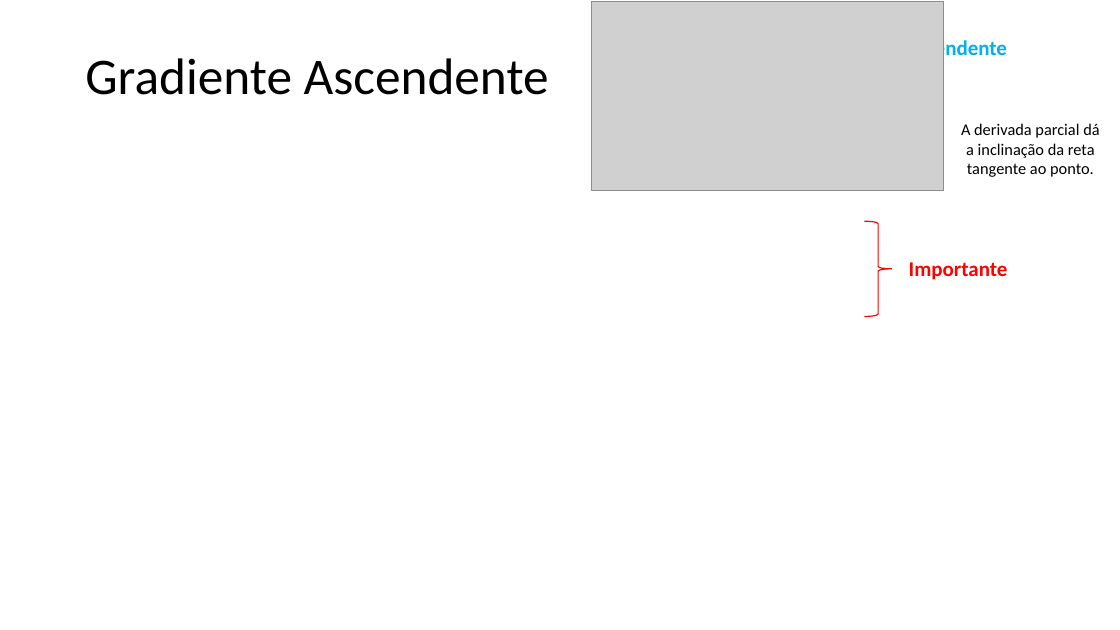
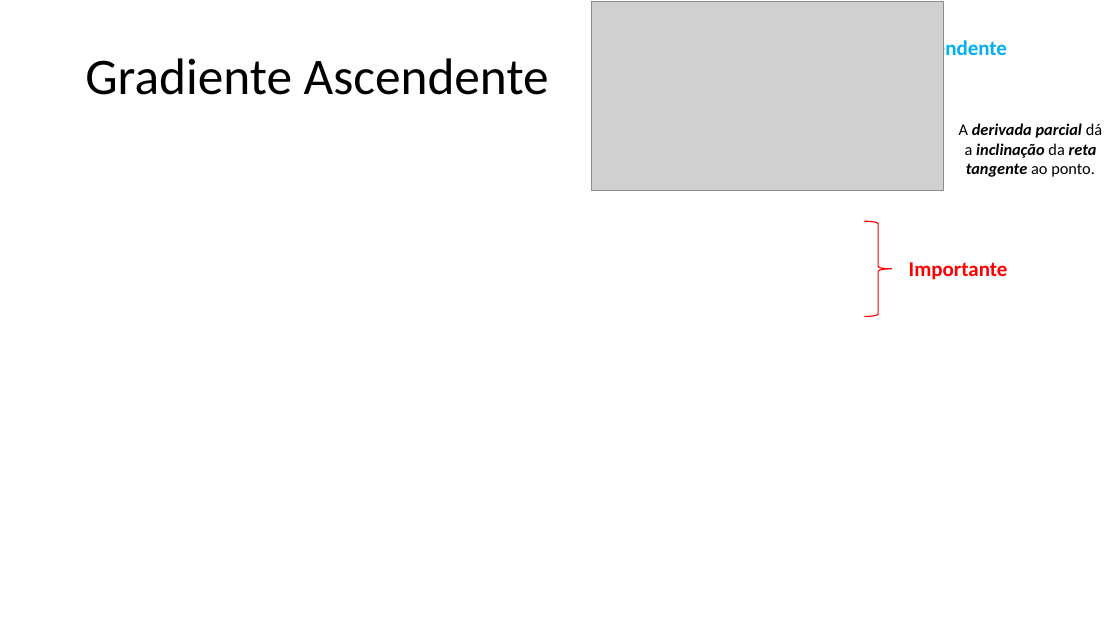
Before and after one commit to zz4fap/t319_aprendizado_de_maquina, a slide deck: slide 4 of slides/T319_Regressão_Linear (Parte II).pptx. Drawn at 1120x630 pixels with LibreOffice and Linux fonts; fonts in the diff are those of the drawing; grey boxes stand for pictures. Boxes give left, top, right and bottom in pixels: in the first picture for what was removed or moved away, otherwise in the second. Text is boxed around its words. In the diff, an @@ line names an element or a change of style, - is before the commit and + after.

```diff
--- a/slides/T319_Regressão_Linear (Parte II).pptx
+++ b/slides/T319_Regressão_Linear (Parte II).pptx
@@ text "A derivada parcial dá a ..." at [959, 123, 1102, 177]: bold on, italic on in "derivada parcial inclinação reta tangente" @@
```
Also in this commit, not shown: 7 other slides changed, 4 other files.
